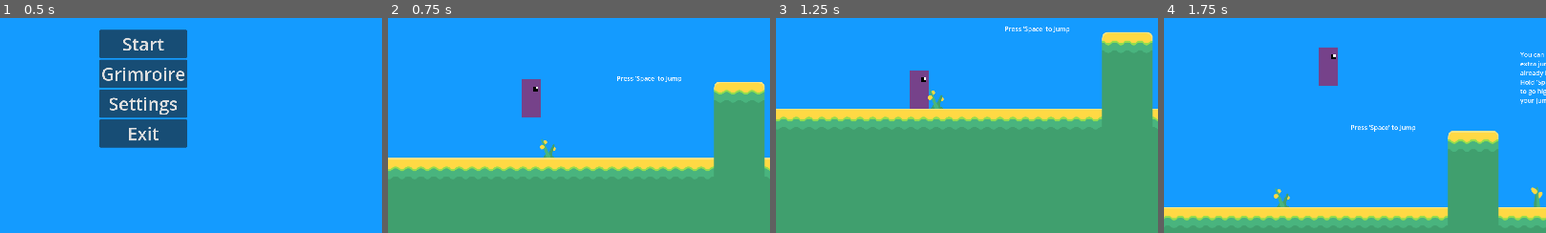
Above: before the commit, frames 1-4 (left to right).
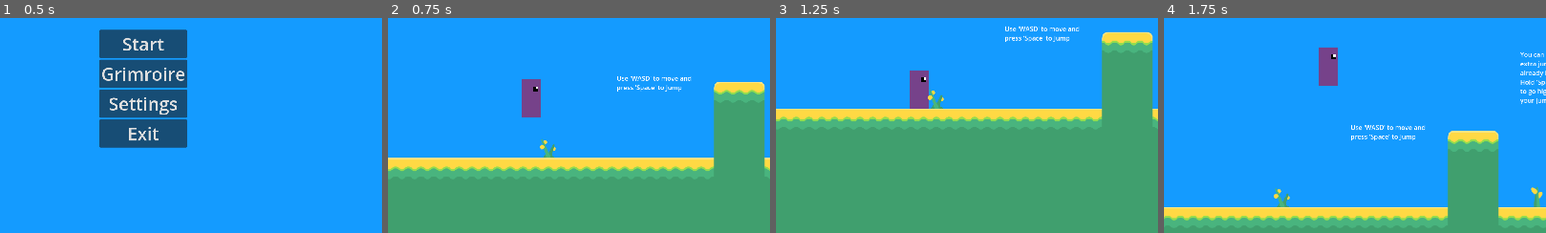
Above: after the commit, the same moments.

Repository: AidanCooper2003/AshenSkies
Game: Godot game, scene res://scenes/levels/main_menu.tscn
Same seed, same stepped clock (60 frames per second), same inputs: the game is played once before the commit and once after it.
Inputs (mouse positions are % of the whole screen's width and height, from its top left):
- Up to frame 1 (0.5 s): no input
- Up to frame 2 (0.75 s): click "Start" at 0.5 s
- Up to frame 3 (1.25 s): no input
- Up to frame 4 (1.75 s): tap Space (Jump) at 1.25, 1.35, 1.52 s; move the mouse to (72, 45) at 1.27 s; hold D (Move Right) from 1.28 s (still down)
The pictures show only the part of the screen within x 31-81%, y 34-84%; the shares and areas given below are measured in that part.

Frame 1 is identical in both runs. In frame 2, 0.4% of the frame differs, in the area x 60-80%, y 27-35%; in frame 3, 0.5%, in the area x 60-80%, y 3-12%; in frame 4, 0.5%.

Commit message:
Added tip for saving ammo

Diff:
--- a/scenes/levels/game.tscn
+++ b/scenes/levels/game.tscn
@@ -143,10 +143,10 @@
 [node name="RichTextLabel" type="RichTextLabel" parent="World/Tutorial Texts"]
 offset_left = -692.0
 offset_top = 108.0
-offset_right = -523.0
-offset_bottom = 137.0
+offset_right = -456.0
+offset_bottom = 176.0
 theme = SubResource("Theme_rktwn")
-text = "Press 'Space' to Jump"
+text = "Use 'WASD' to move and press 'Space' to Jump"
 
 [node name="RichTextLabel2" type="RichTextLabel" parent="World/Tutorial Texts"]
 offset_left = -266.0
@@ -169,9 +169,9 @@
 
 [node name="RichTextLabel4" type="RichTextLabel" parent="World/Tutorial Texts"]
 offset_left = 626.0
-offset_top = 1111.0
+offset_top = 1080.0
 offset_right = 958.0
-offset_bottom = 1176.0
+offset_bottom = 1128.0
 text = "Left click to shoot your gun at these pots to get some new ingredients!"
 
 [node name="RichTextLabel5" type="RichTextLabel" parent="World/Tutorial Texts"]
@@ -220,6 +220,13 @@
 
 Thanks for being curious enough to come look down here!"
 
+[node name="RichTextLabel10" type="RichTextLabel" parent="World/Tutorial Texts"]
+offset_left = -1464.0
+offset_top = 1872.0
+offset_right = -1080.0
+offset_bottom = 1992.0
+text = "Note: Weapon durability is limited! So make sure to save some ammo for destroying more pots. You can always press '[' to restart the level or \"SHIFT+M\" to return to menu and check out the grimoire!"
+
 [node name="Pots" type="Node2D" parent="World"]
 
 [node name="ResourceBreakable" parent="World/Pots" instance=ExtResource("10_s61si")]
Not shown, changed: sounds/Emerging_from_the_Lights.mp3.import
Not shown, changed: sounds/Traversing_the_Heavens.mp3.import
